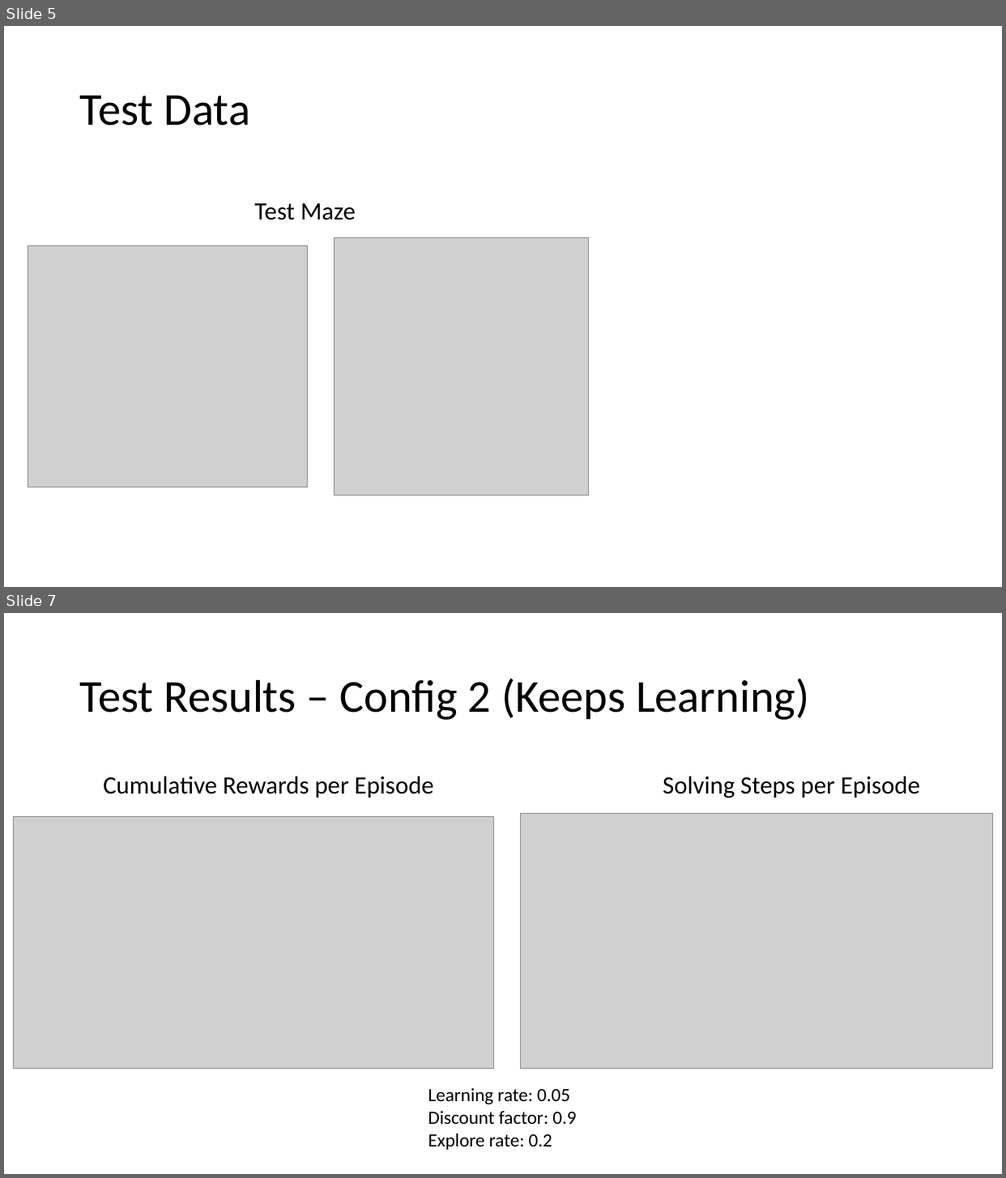
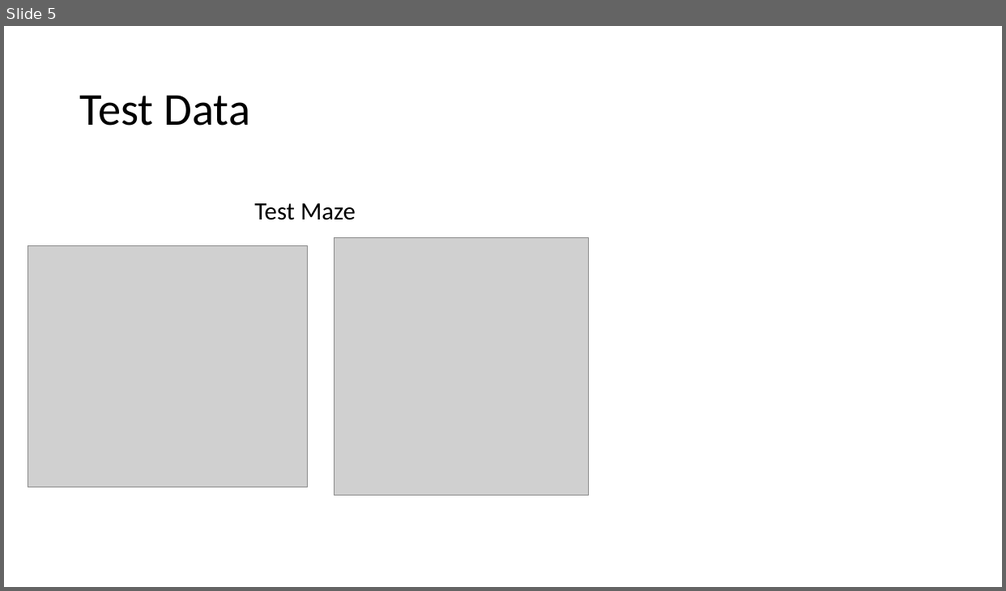
Before and after one commit to Albertlor/maze_solver, a slide deck: maze_solver.pptx. Shown one above the other, each under a label of ours: slides 5 and 7 before the commit, slide 5 after it; the slides between them are not shown. The pictures are 1006x1178 and 1006x591 pixels, drawn with LibreOffice and Linux fonts; fonts in the diff are those of the drawing; grey boxes stand for pictures. Boxes give left, top, right and bottom in pixels: in the first picture for what was removed or moved away, otherwise in the second. Text is boxed around its words. In the diff, an @@ line names an element or a change of style, - is before the commit and + after.

```diff
--- a/maze_solver.pptx
+++ b/maze_solver.pptx
@@ slide 7 removed at (x1=4, y1=613, x2=1002, y2=1174), background #FFFFFF @@
@@ title removed at (x1=80, y1=679, x2=809, y2=720) @@
-Test Results – Config 2 (Keeps Learning)
@@ text removed at (x1=103, y1=776, x2=434, y2=798) @@
-Cumulative Rewards per Episode
@@ text removed at (x1=663, y1=776, x2=920, y2=798) @@
-Solving Steps per Episode
@@ picture removed at (x1=14, y1=816, x2=494, y2=1068) @@
@@ picture removed at (x1=521, y1=814, x2=993, y2=1069) @@
@@ text removed at (x1=428, y1=1088, x2=576, y2=1150) @@
-Learning rate: 0.05
-Discount factor: 0.9
-Explore rate: 0.2
```
Also in this commit, not shown: 3 slides changed, 3 slides added, 3 other files.
